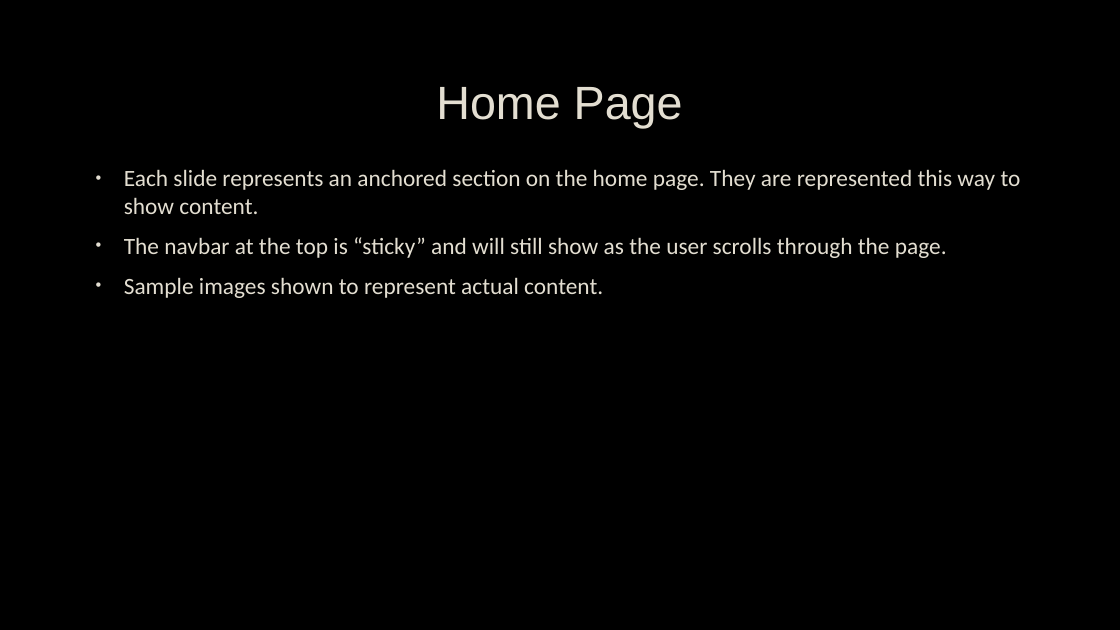
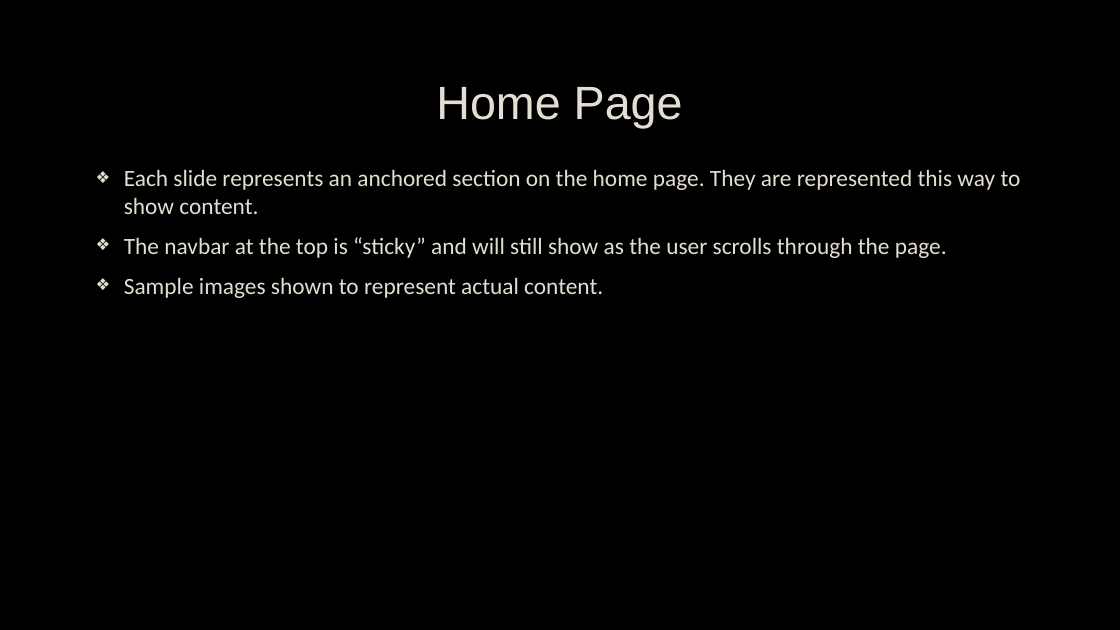
Before and after one commit to usmcamgrimm/WDD229-Advanced-Web-Design, a slide deck: slide 7 of Week 8/BevsBakery.pptx. Drawn at 1120x630 pixels with LibreOffice and Linux fonts; fonts in the diff are those of the drawing; background and template pictures are left out. Boxes give left, top, right and bottom in pixels: in the first picture for what was removed or moved away, otherwise in the second. Text is boxed around its words. In the diff, an @@ line names an element or a change of style, - is before the commit and + after.

```diff
--- a/Week 8/BevsBakery.pptx
+++ b/Week 8/BevsBakery.pptx
@@ text "Each slide represents an anchored ..." at <box>124,169,1021,298</box>: bullet • to ❖ @@
```
Also in this commit, not shown: 4 other slides changed, 2 slides added.
